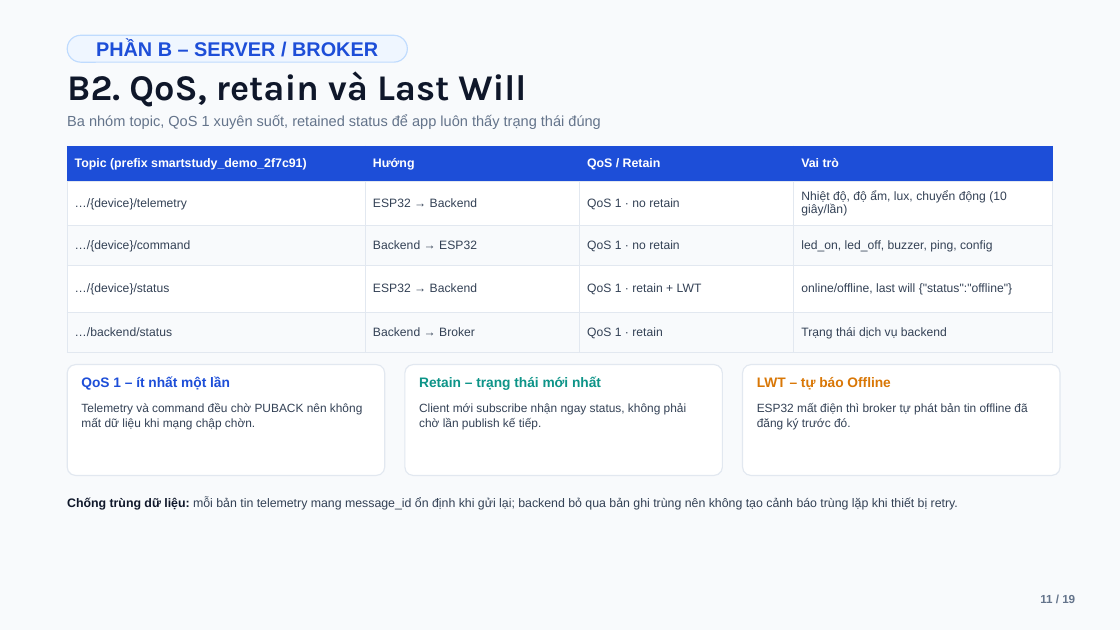
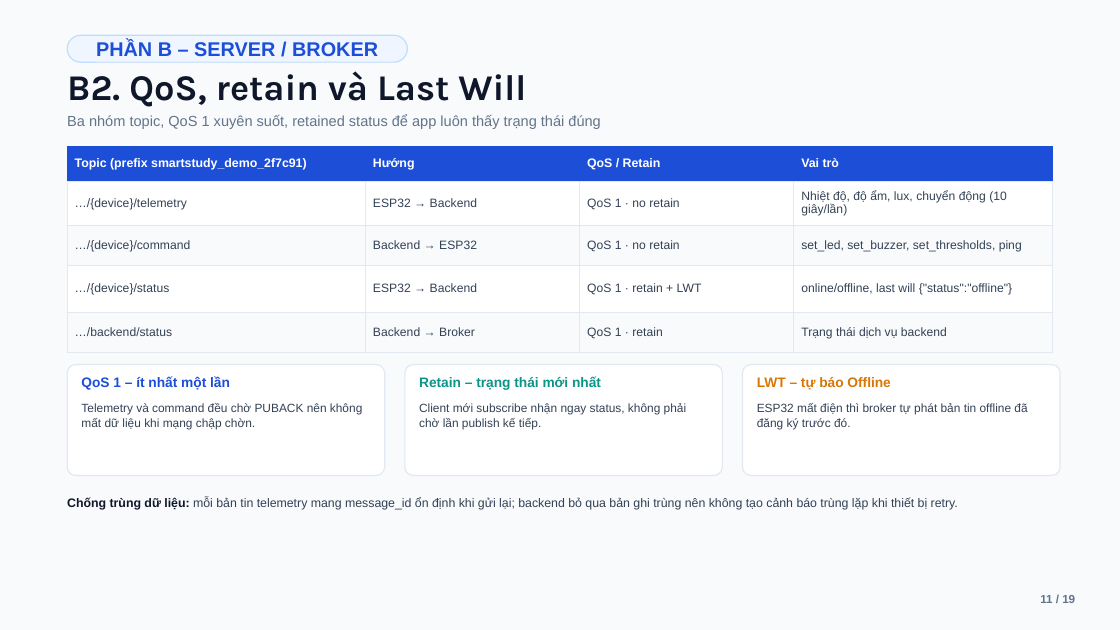
Before and after one commit to ViuGiaLai/Smart-Learning-Assistant-StudyDesk, a slide deck: slide 11 of docs/Slide_Smart_Learning_Assistant.pptx. Drawn at 1120x630 pixels with LibreOffice and Linux fonts; fonts in the diff are those of the drawing. Boxes give left, top, right and bottom in pixels: in the first picture for what was removed or moved away, otherwise in the second. Text is boxed around its words. In the diff, an @@ line names an element or a change of style, - is before the commit and + after.

```diff
--- a/docs/Slide_Smart_Learning_Assistant.pptx
+++ b/docs/Slide_Smart_Learning_Assistant.pptx
@@ table at box(67, 146, 1053, 353) @@
-row 3, column 4: led_on, led_off, buzzer, ping, config
+row 3, column 4: set_led, set_buzzer, set_thresholds, ping
```
Also in this commit, not shown: 7 other slides changed, 1 slide added, 33 other files.
